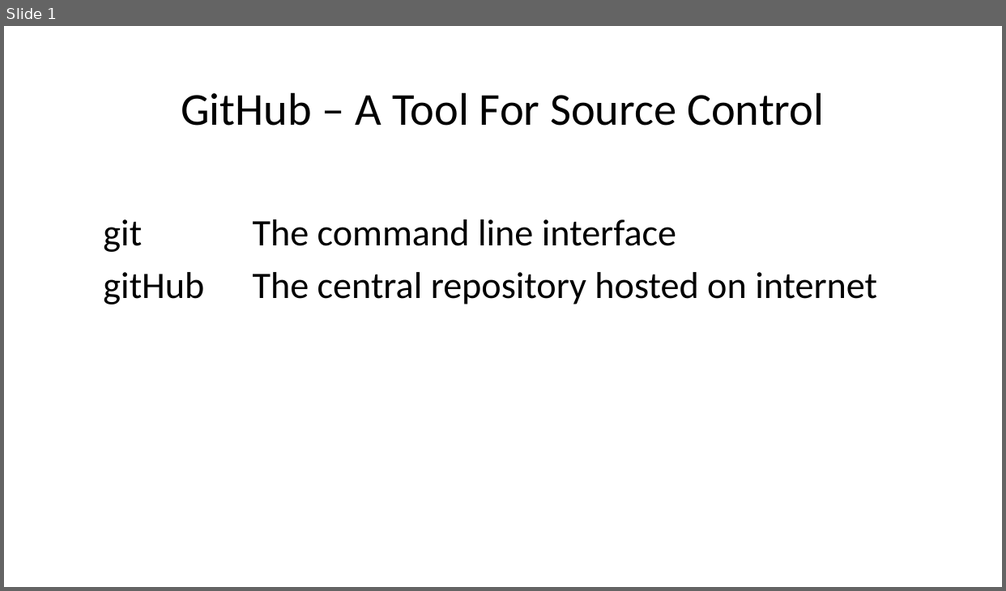
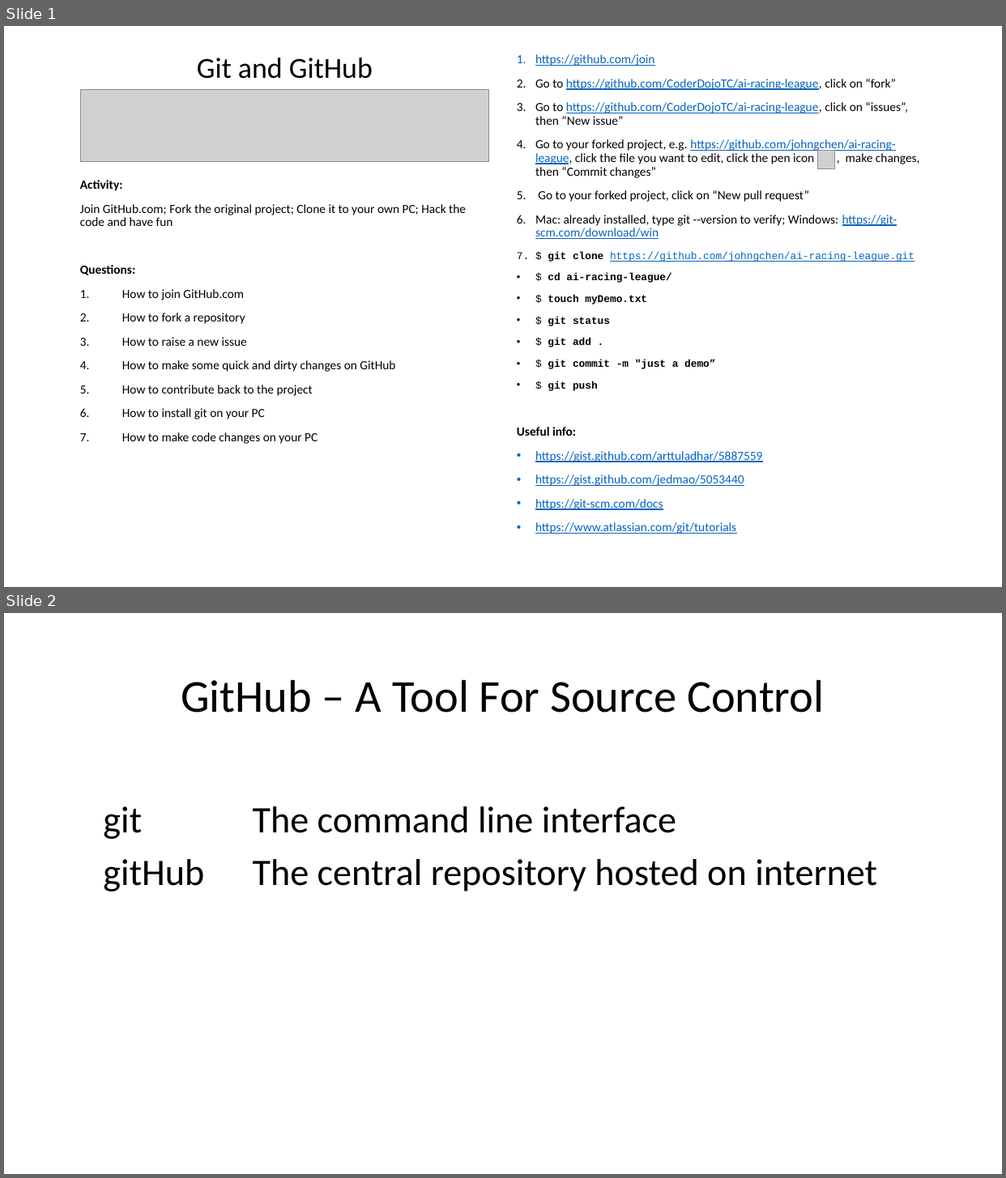
Before and after one commit to CoderDojoTC/ai-racing-league, a slide deck: docs/conceptCards/gitHub.conceptCard.pptx. Shown one above the other, each under a label of ours: slide 1 before the commit, slides 1 and 2 after it. The pictures are 1006x591 and 1006x1178 pixels, drawn with LibreOffice and Linux fonts; fonts in the diff are those of the drawing; grey boxes stand for pictures. Boxes give left, top, right and bottom in pixels: in the first picture for what was removed or moved away, otherwise in the second. Text is boxed around its words. In the diff, an @@ line names an element or a change of style, - is before the commit and + after.

Commit message:
one slide concept card

```diff
--- a/docs/conceptCards/gitHub.conceptCard.pptx
+++ b/docs/conceptCards/gitHub.conceptCard.pptx
@@ slide 1 added at (4, 26, 1002, 587), background #FFFFFF @@
@@ text added at (80, 58, 466, 444), 12 pt, text #000000 @@
+Git and GitHub
+Activity:
+Join GitHub.com; Fork the original project; Clone it to your own PC; Hack the code and have fun
+Questions:
+1. How to join GitHub.com
+2. How to fork a repository
+3. How to raise a new issue
+4. How to make some quick and dirty changes on GitHub
+5. How to contribute back to the project
+6. How to install git on your PC
+7. How to make code changes on your PC
@@ text added at (517, 54, 920, 534), 12 pt, text #0563C1, underline @@
+1. https://github.com/join
+2. Go to https://github.com/CoderDojoTC/ai-racing-league, click on “fork”
+3. Go to https://github.com/CoderDojoTC/ai-racing-league, click on “issues”, then “New issue”
+4. Go to your forked project, e.g. https://github.com/johngchen/ai-racing-league, click the file you want to edit, click the pen icon , make changes, then “Commit changes”
+5. Go to your forked project, click on “New pull request”
+6. Mac: already installed, type git --version to verify; Windows: https://git-scm.com/download/win
+7. $ git clone https://github.com/johngchen/ai-racing-league.git
+• $ cd ai-racing-league/
+• $ touch myDemo.txt
+• $ git status
+• $ git add .
+• $ git commit -m "just a demo”
+• $ git push
+Useful info:
+• https://gist.github.com/arttuladhar/5887559
+• https://gist.github.com/jedmao/5053440
+• https://git-scm.com/docs
+• https://www.atlassian.com/git/tutorials
@@ picture added at (80, 90, 488, 161) @@
@@ picture added at (818, 150, 835, 169) @@
@@ what was slide 1 is now slide 2 @@
```
